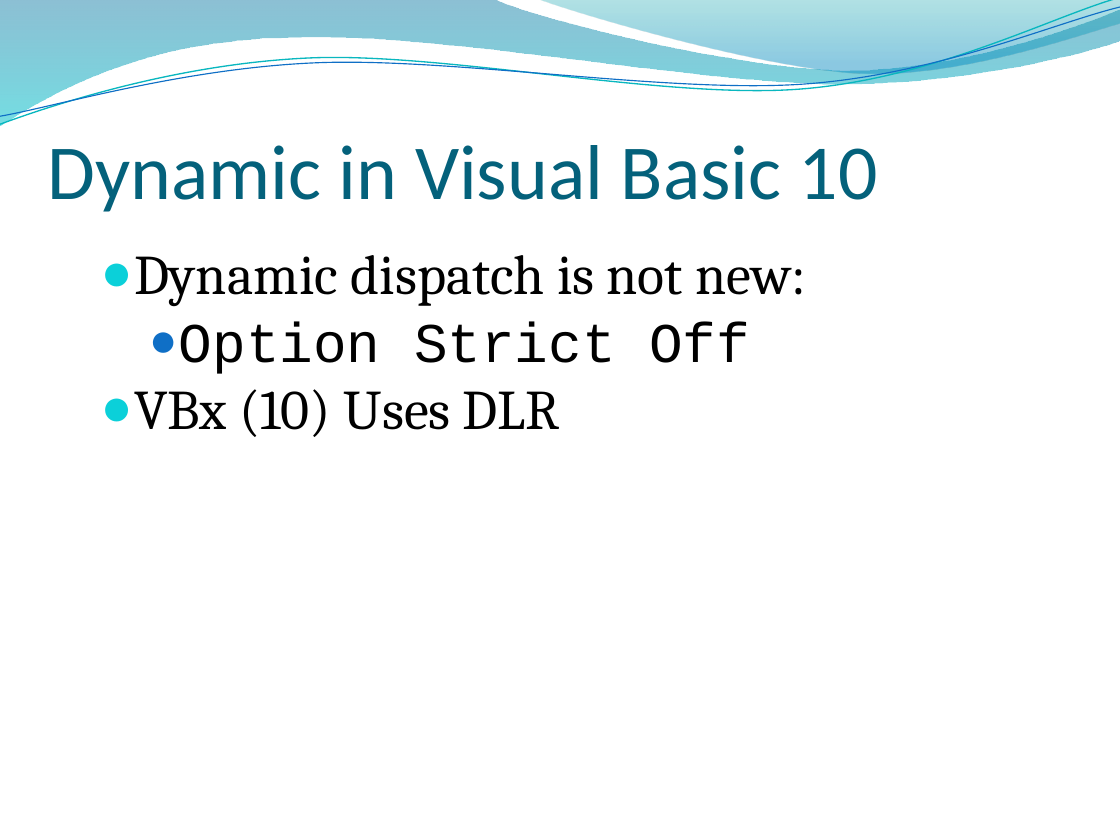
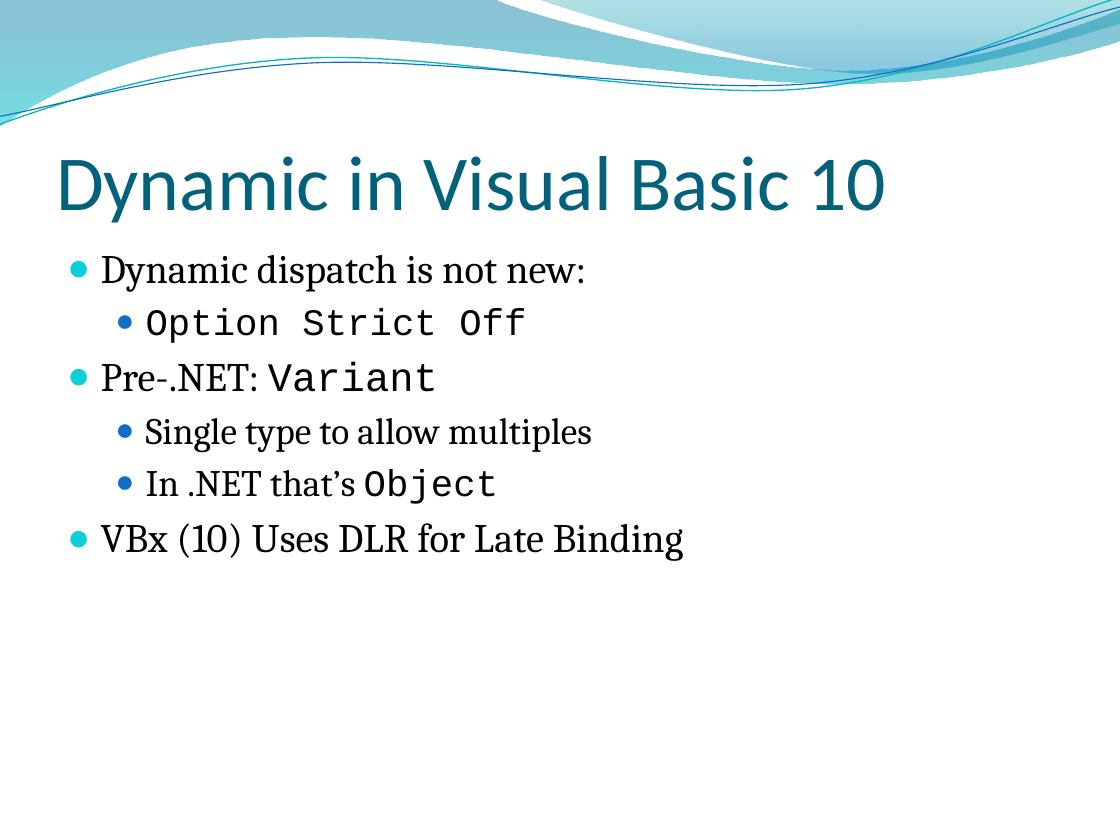
Before and after one commit to dahlbyk/Presentations, a slide deck: slide 16 of DLR/KDahlby.201006.KCDC.DLR.pptx (slide 15 before the commit). Drawn at 1120x840 pixels with LibreOffice and Linux fonts; fonts in the diff are those of the drawing; background and template pictures are left out. Boxes give left, top, right and bottom in pixels: in the first picture for what was removed or moved away, otherwise in the second. Text is boxed around its words. In the diff, an @@ line names an element or a change of style, - is before the commit and + after.

```diff
--- a/DLR/KDahlby.201006.KCDC.DLR.pptx
+++ b/DLR/KDahlby.201006.KCDC.DLR.pptx
@@ title "Dynamic in Visual Basic 10": place and size @@
-title "Dynamic in Visual Basic 10" at <box>47,145,878,212</box>
+title "Dynamic in Visual Basic 10" at <box>56,156,887,223</box>
@@ title "Dynamic in Visual Basic 10" at <box>56,156,887,223</box>: vertical alignment top to bottom @@
@@ text "Dynamic dispatch is not new:": place and size @@
-text "Dynamic dispatch is not new:" at <box>134,255,806,437</box>
+text "Dynamic dispatch is not new:" at <box>101,255,684,561</box>
@@ text at <box>101,255,586,343</box>: size 36 to 26 pt in "Dynamic dispatch is not new:"; size 36 to 24 pt in "Option Strict Off"; more space between paragraphs @@
@@ text at <box>101,362,684,561</box>: text changed; size 36 to 26 pt @@
-● VBx (10) Uses DLR
+● Pre-.NET: Variant
+  ● Single type to allow multiples
+  ● In .NET that’s Object
+● VBx (10) Uses DLR for Late Binding
```
Also in this commit, not shown: 29 other slides changed, 1 slide added.
